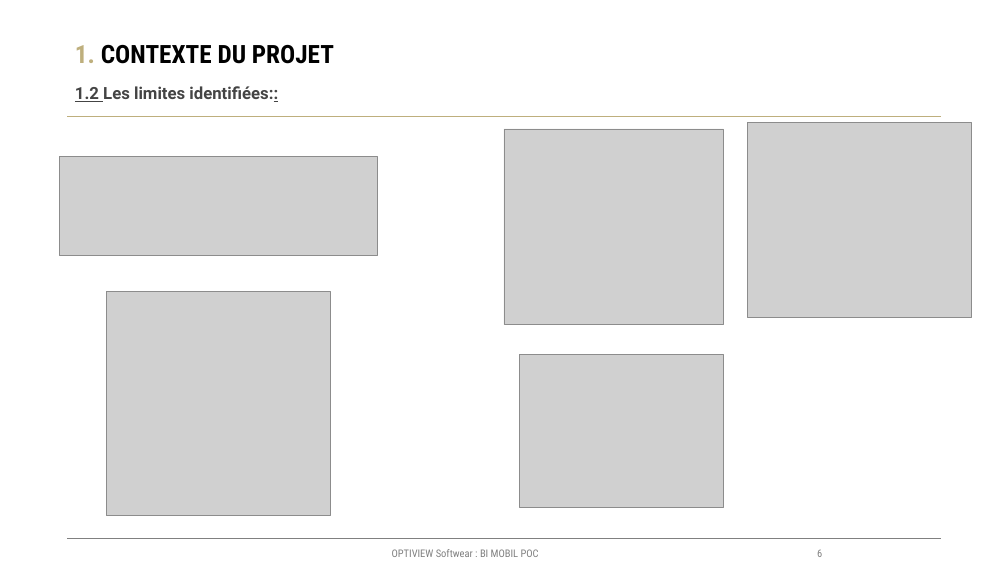
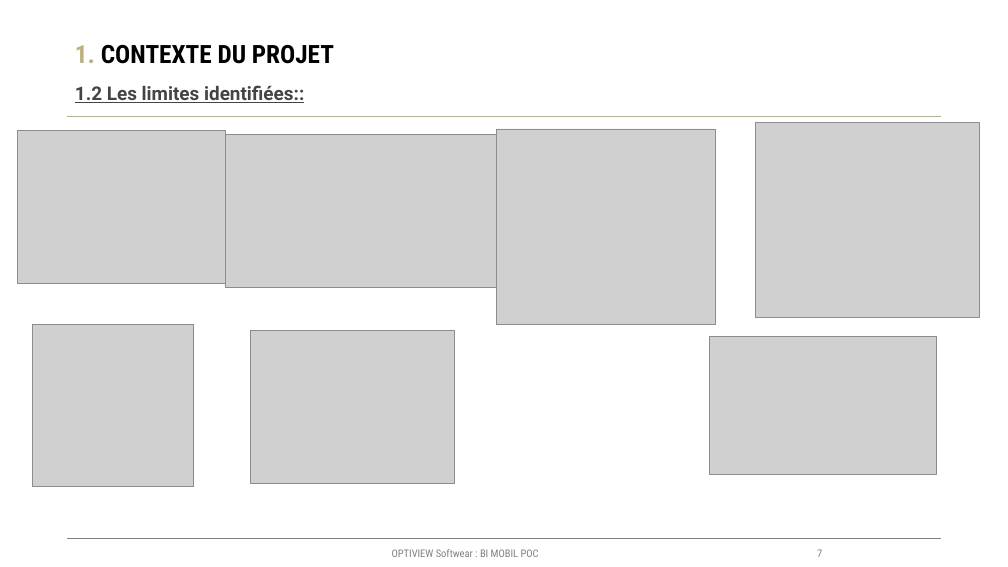
Before and after one commit to DIBASSI/ZEUS, a slide deck: slide 7 of Documentation/CHAPITRE 01 - Livret d'acceuille.pptx (slide 6 before the commit). Drawn at 1008x567 pixels with LibreOffice and Linux fonts; fonts in the diff are those of the drawing; grey boxes stand for pictures; background and template pictures are left out. Boxes give left, top, right and bottom in pixels: in the first picture for what was removed or moved away, otherwise in the second. Text is boxed around its words. In the diff, an @@ line names an element or a change of style, - is before the commit and + after.

```diff
--- a/Documentation/CHAPITRE 01 - Livret d'acceuille.pptx
+++ b/Documentation/CHAPITRE 01 - Livret d'acceuille.pptx
@@ text "1.2 Les limites identifiées::" at box(75, 85, 304, 103): size 16 to 18 pt; underline on in "Les limites identifiées::" @@
@@ picture added at box(17, 131, 225, 284) @@
@@ picture: place and size @@
-picture at box(59, 157, 377, 256)
+picture at box(225, 135, 504, 287)
@@ picture: place and size @@
-picture at box(504, 129, 724, 325)
+picture at box(496, 129, 715, 325)
@@ picture: place and size @@
-picture at box(748, 122, 972, 318)
+picture at box(756, 122, 980, 318)
@@ picture: place and size @@
-picture at box(106, 292, 330, 516)
+picture at box(32, 325, 193, 486)
@@ picture: place and size @@
-picture at box(520, 355, 724, 507)
+picture at box(250, 330, 454, 483)
@@ picture added at box(710, 337, 937, 474) @@
@@ page number at box(817, 549, 822, 557): text changed @@
-6
+7
```
Also in this commit, not shown: 3 other slides changed, 3 slides added, 2 slides removed.
